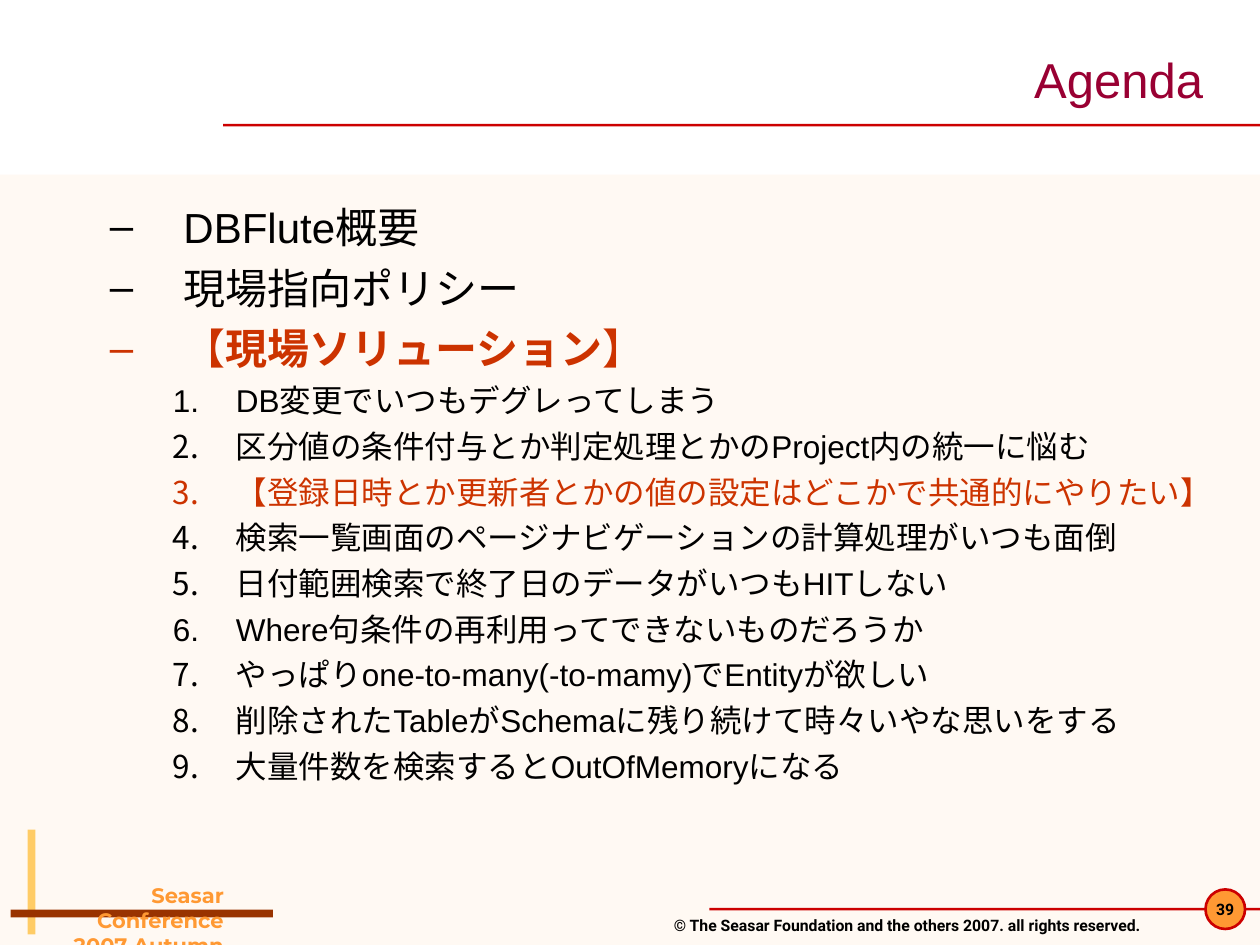
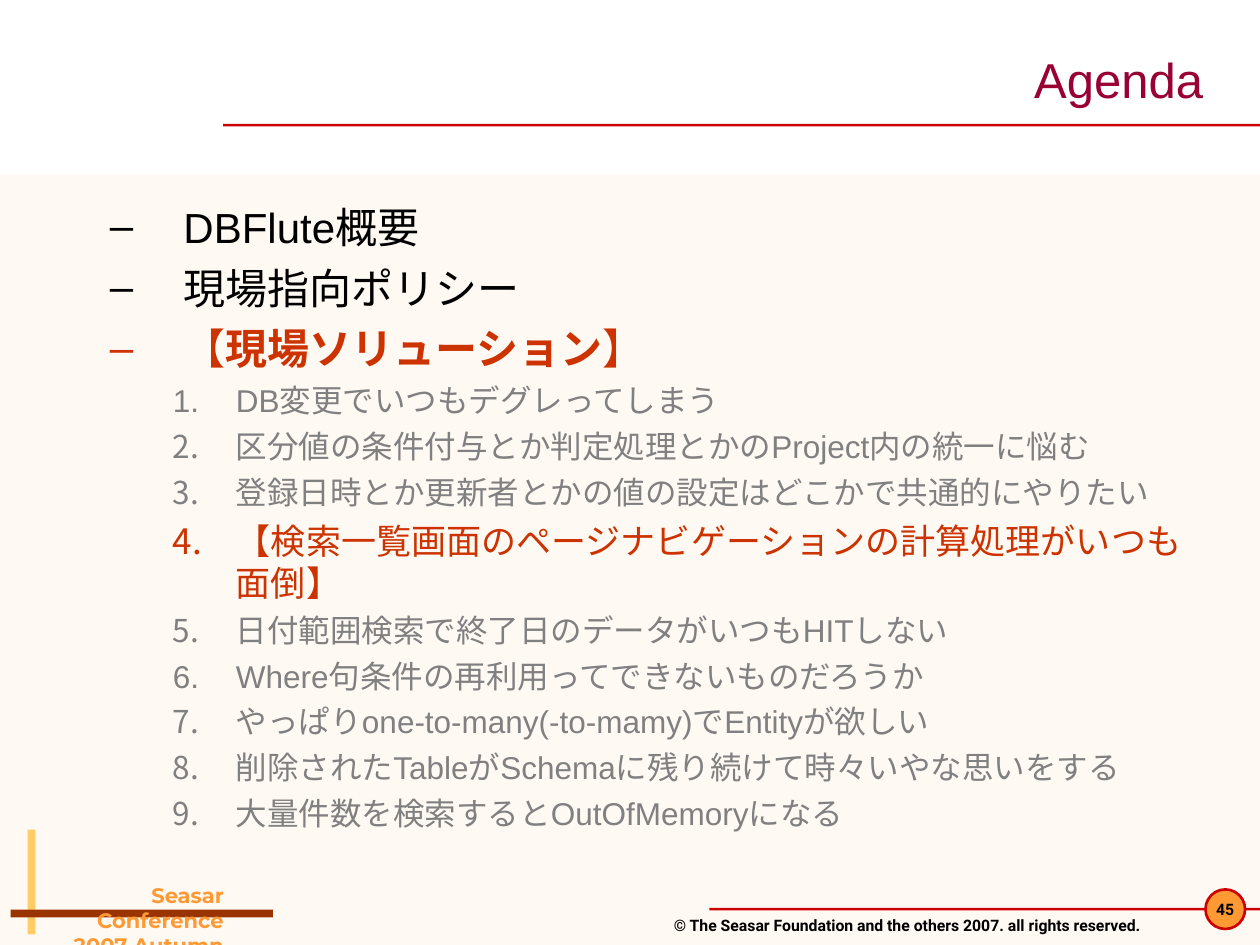
Before and after one commit to seasarorg/dbflute, a slide deck: slide 45 of dbflute/etc/doc/pres/sc2007a_2-DBFlute.ppt (slide 39 before the commit). Drawn at 1260x945 pixels with LibreOffice and Linux fonts; fonts in the diff are those of the drawing; background and template pictures are left out. Boxes give left, top, right and bottom in pixels: in the first picture for what was removed or moved away, otherwise in the second. Text is boxed around its words. In the diff, an @@ line names an element or a change of style, - is before the commit and + after.

```diff
--- a/dbflute/etc/doc/pres/sc2007a_2-DBFlute.ppt
+++ b/dbflute/etc/doc/pres/sc2007a_2-DBFlute.ppt
@@ text at (x1=236, y1=387, x2=1120, y2=832): text colour #000000 to #808080 in "DB変更でいつもデグレってしまう", "区分値の条件付与とか判定処理とかのProject内の統一に悩む", "日付範囲検索で終了日のデータがいつもHITしない", "Where句条件の再利用ってできないものだろうか" and 3 more places; bullet colour #000000 to #808080 @@
@@ text at (x1=236, y1=477, x2=1181, y2=599): text changed; size 18 to 20 pt @@
-    3. 【登録日時とか更新者とかの値の設定はどこかで共通的にやりたい】
-    4. 検索一覧画面のページナビゲーションの計算処理がいつも面倒
+    3. 登録日時とか更新者とかの値の設定はどこかで共通的にやりたい
+    4. 【検索一覧画面のページナビゲーションの計算処理がいつも面倒】
@@ page number at (x1=1216, y1=903, x2=1234, y2=915): text changed @@
-39
+45
```
Also in this commit, not shown: 15 other slides changed, 4 slides added.
